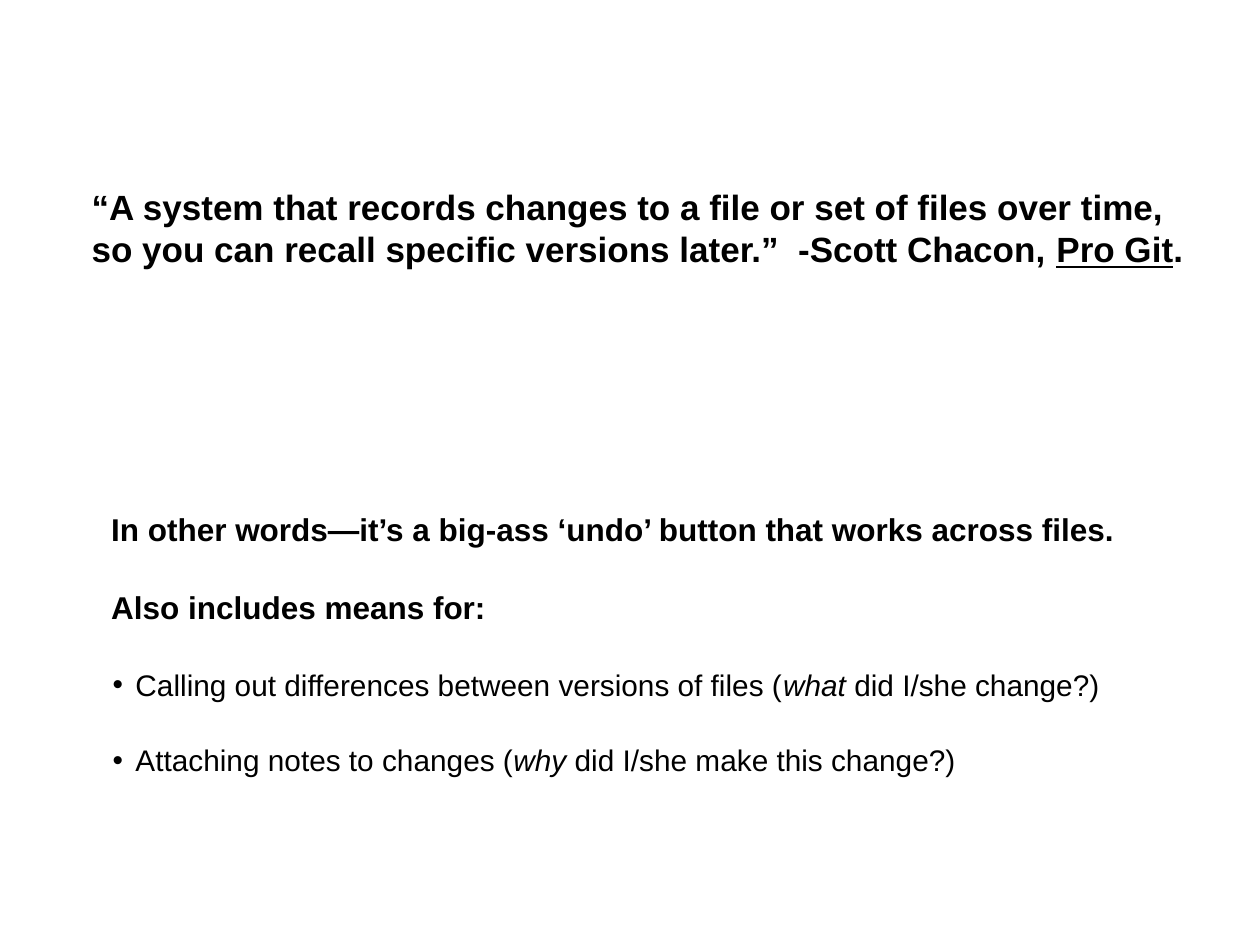
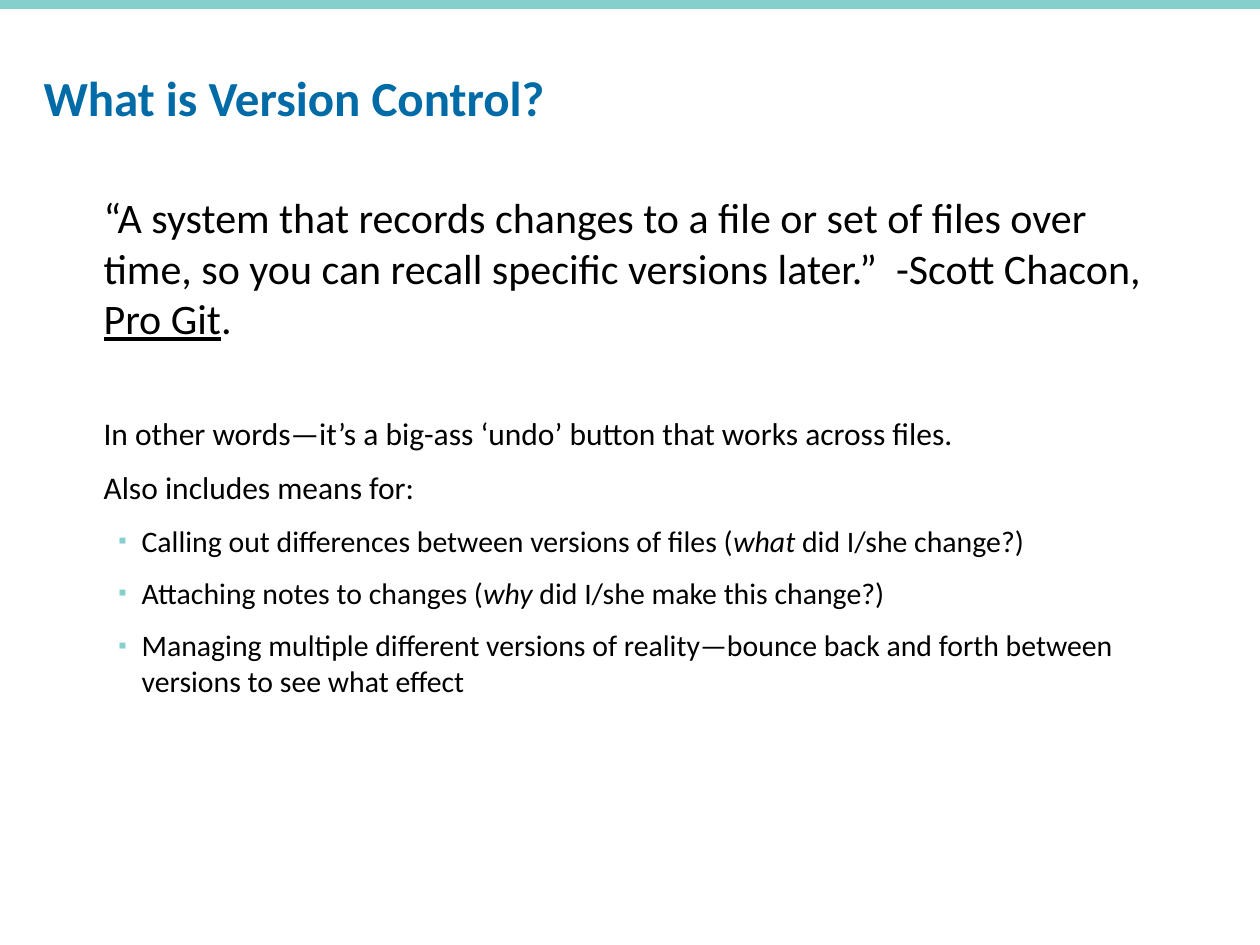
Before and after one commit to rpardee/git_demo, a slide deck: slide 3 of git_for_sas_programmers.pptx (slide 4 before the commit). Drawn at 1260x945 pixels with LibreOffice and Linux fonts; fonts in the diff are those of the drawing; background and template pictures are left out. Boxes give left, top, right and bottom in pixels: in the first picture for what was removed or moved away, otherwise in the second. Text is boxed around its words. In the diff, an @@ line names an element or a change of style, - is before the commit and + after.

```diff
--- a/git_for_sas_programmers.pptx
+++ b/git_for_sas_programmers.pptx
@@ rectangle added at (x1=0, y1=0, x2=1260, y2=9), fill #85CFCD @@
@@ title "What is Version Control?" moved from (x1=91, y1=37, x2=882, y2=123) to (x1=44, y1=81, x2=545, y2=117) @@
@@ title "What is Version Control?" at (x1=44, y1=81, x2=545, y2=117): size 26 to 28 pt, font Arial to Calibri, text colour #FFFFFF to #006BA6, bold on; line spacing 1 to 0.8 @@
@@ text at (x1=104, y1=203, x2=1141, y2=341): size 20 to 24 pt, font Arial to Calibri, bold off in "“A system that records changes to a ..."; less space between paragraphs @@
@@ text at (x1=104, y1=422, x2=1113, y2=693): paragraphs added @@
+In other words—it’s a big-ass ‘undo’ button that works across files.
+Also includes means for:
+  ▪ Calling out differences between versions of files (what did I/she change?)
+  ▪ Attaching notes to changes (why did I/she make this change?)
+  ▪ Managing multiple different versions of reality—bounce back and forth between versions to see what effect
@@ text removed at (x1=111, y1=518, x2=1114, y2=777) @@
-In other words—it’s a big-ass ‘undo’ button that works across files.
-Also includes means for:
-  • Calling out differences between versions of files (what did I/she change?)
-  • Attaching notes to changes (why did I/she make this change?)
```
Also in this commit, not shown: 13 other slides changed, 2 slides added, 1 slide removed, 3 other files.
